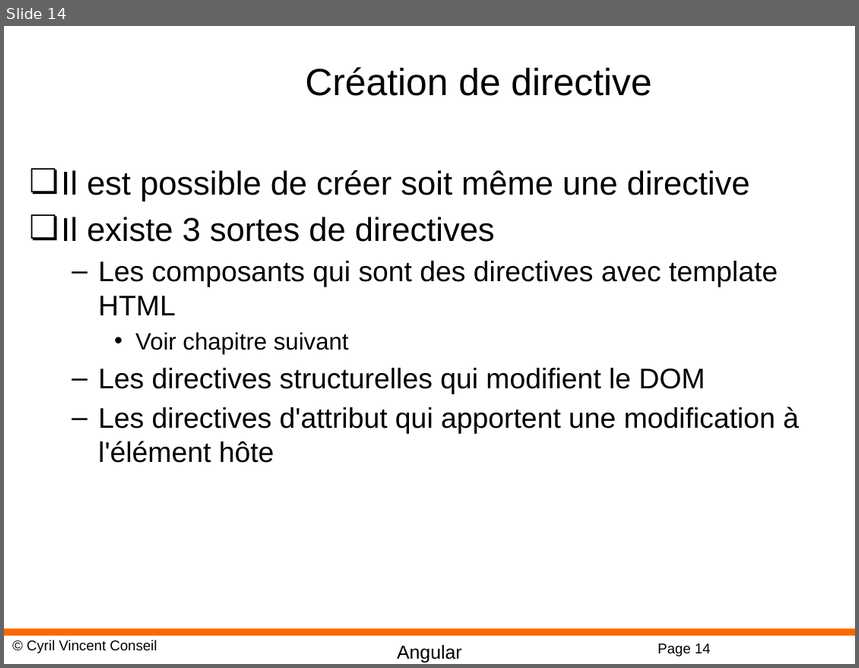
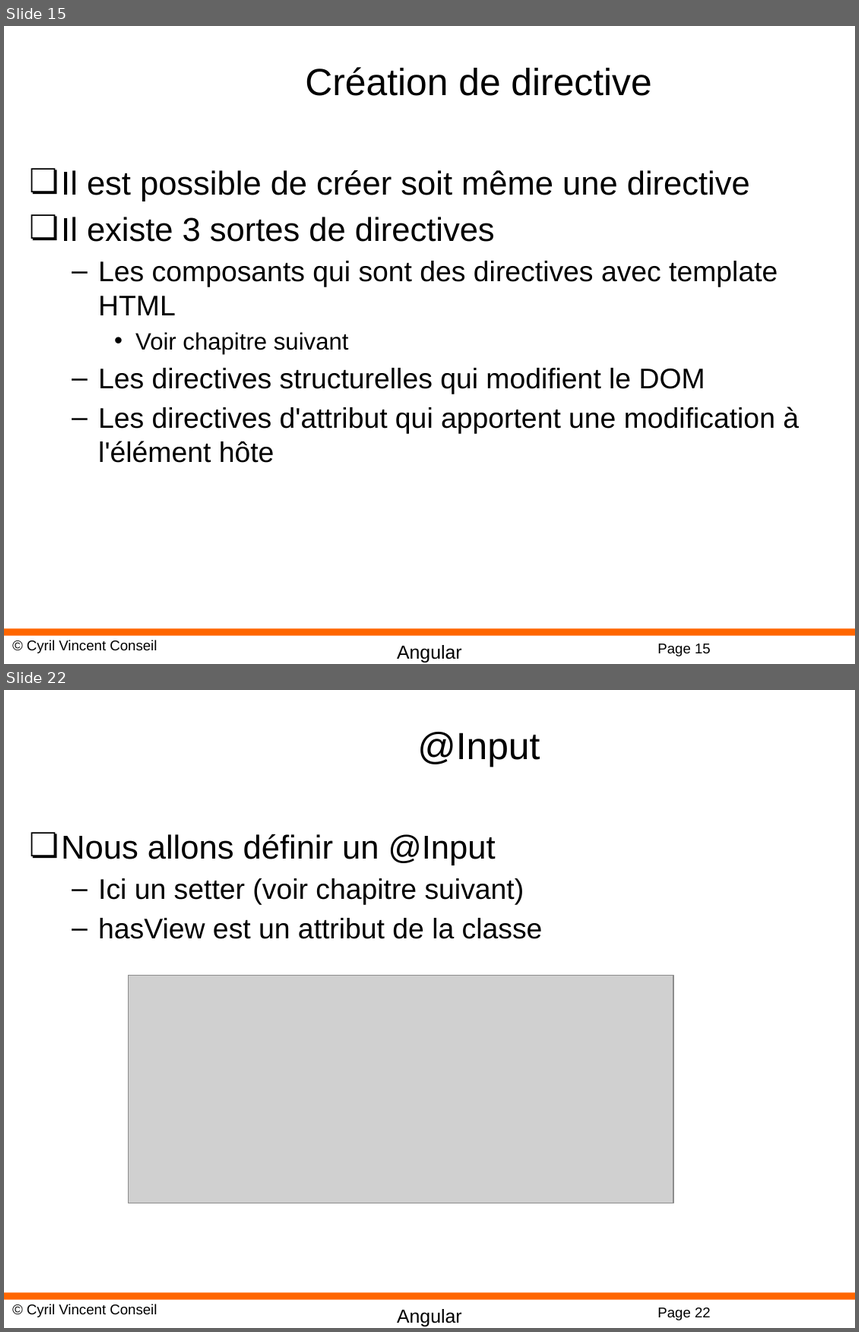
Before and after one commit to cyrilvincent/angular, a slide deck: PPT/Angular09-Directives.pptx. Shown one above the other, each under a label of ours: slide 14 before the commit, slides 15 and 22 after it; the slides between them are not shown. The pictures are 859x668 and 859x1332 pixels, drawn with LibreOffice and Linux fonts; fonts in the diff are those of the drawing; grey boxes stand for pictures; background and template pictures are left out. Boxes give left, top, right and bottom in pixels: in the first picture for what was removed or moved away, otherwise in the second. Text is boxed around its words. In the diff, an @@ line names an element or a change of style, - is before the commit and + after.

```diff
--- a/PPT/Angular09-Directives.pptx
+++ b/PPT/Angular09-Directives.pptx
@@ slide 22 added at (4,690,855,1328), background #FFFFFF; not listed: 4 template elements that a slide beside it also shows @@
@@ title added at (417,732,540,767), 32 pt, text #000000 @@
+@Input
@@ text added at (61,834,543,939), 24 pt, text #000000 @@
+❏ Nous allons définir un @Input
+  – Ici un setter (voir chapitre suivant)
+  – hasView est un attribut de la classe
@@ picture added at (129,976,674,1204) @@
@@ what was slide 14 is now slide 15 @@
@@ page number at (658,644,711,657): text changed @@
-Page 14
+Page 15
```
Also in this commit, not shown: 3 slides changed, 4 other slides added, 22 other files.
